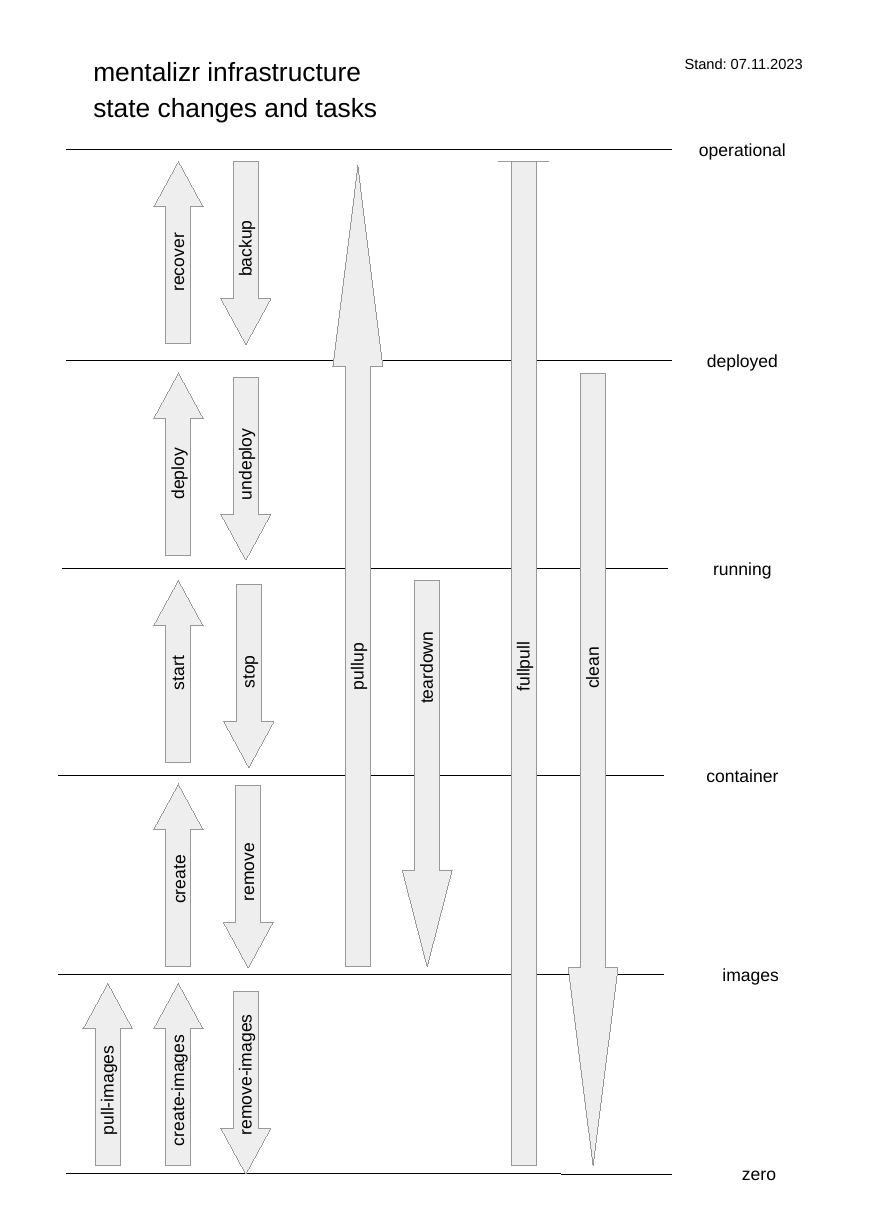
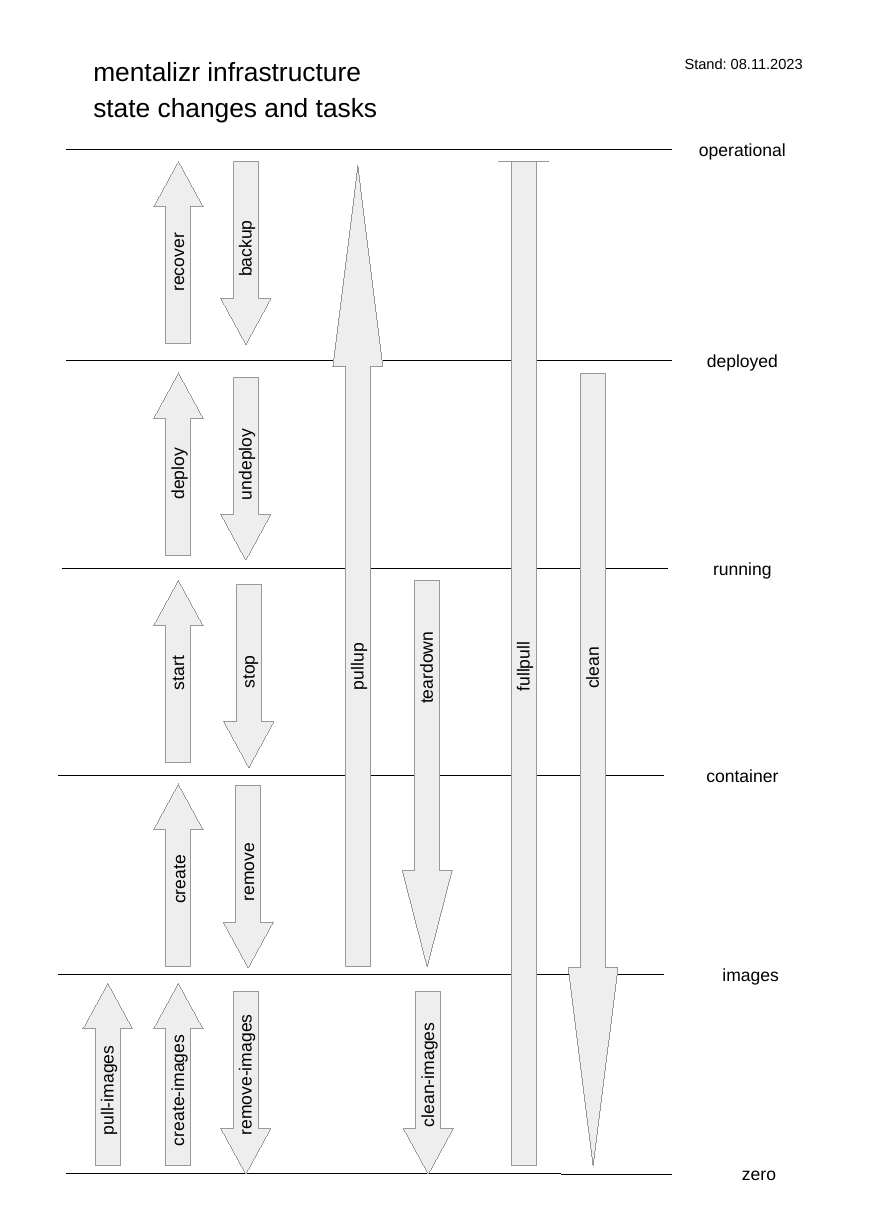
Before and after one commit to mentalizr/m7r-infra-single-host, a slide deck: slide 1 of docu/tasks.odp. Drawn at 871x1232 pixels with LibreOffice and Linux fonts; fonts in the diff are those of the drawing. Boxes give left, top, right and bottom in pixels: in the first picture for what was removed or moved away, otherwise in the second. Text is boxed around its words. In the diff, an @@ line names an element or a change of style, - is before the commit and + after.

Commit message:
refactorings: pull images, clean images

```diff
--- a/docu/tasks.odp
+++ b/docu/tasks.odp
@@ text at <box>685,58,803,69</box>: text changed @@
-Stand: 07.11.2023
+Stand: 08.11.2023
@@ up arrow added at <box>403,991,453,1173</box>, fill #EEEEEE, outline #999999 0 pt @@
@@ text added at <box>418,1033,438,1124</box>, 12 pt, text #000000 @@
+clean-images
```
Also in this commit, not shown: 32 other files.
